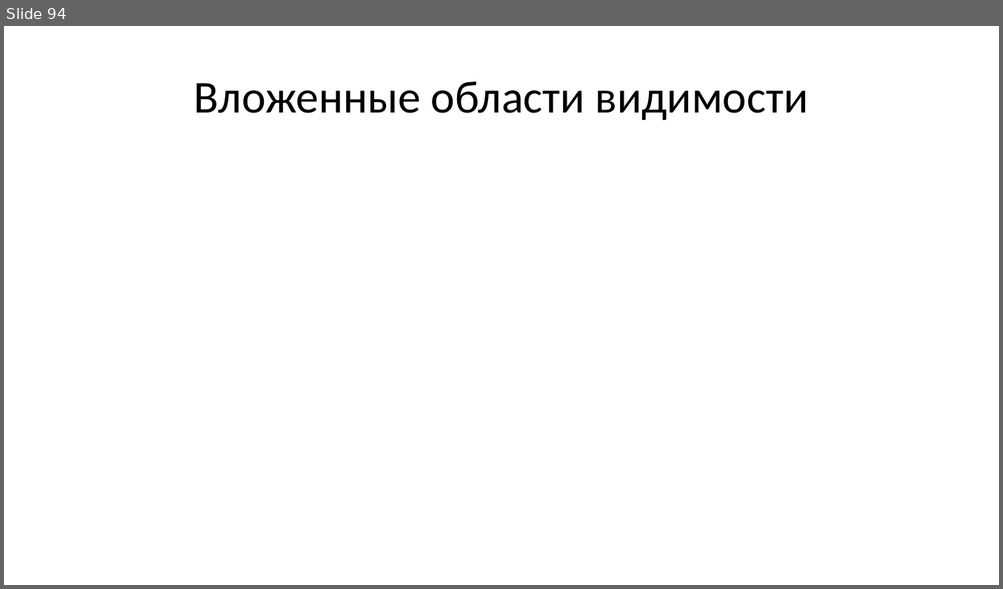
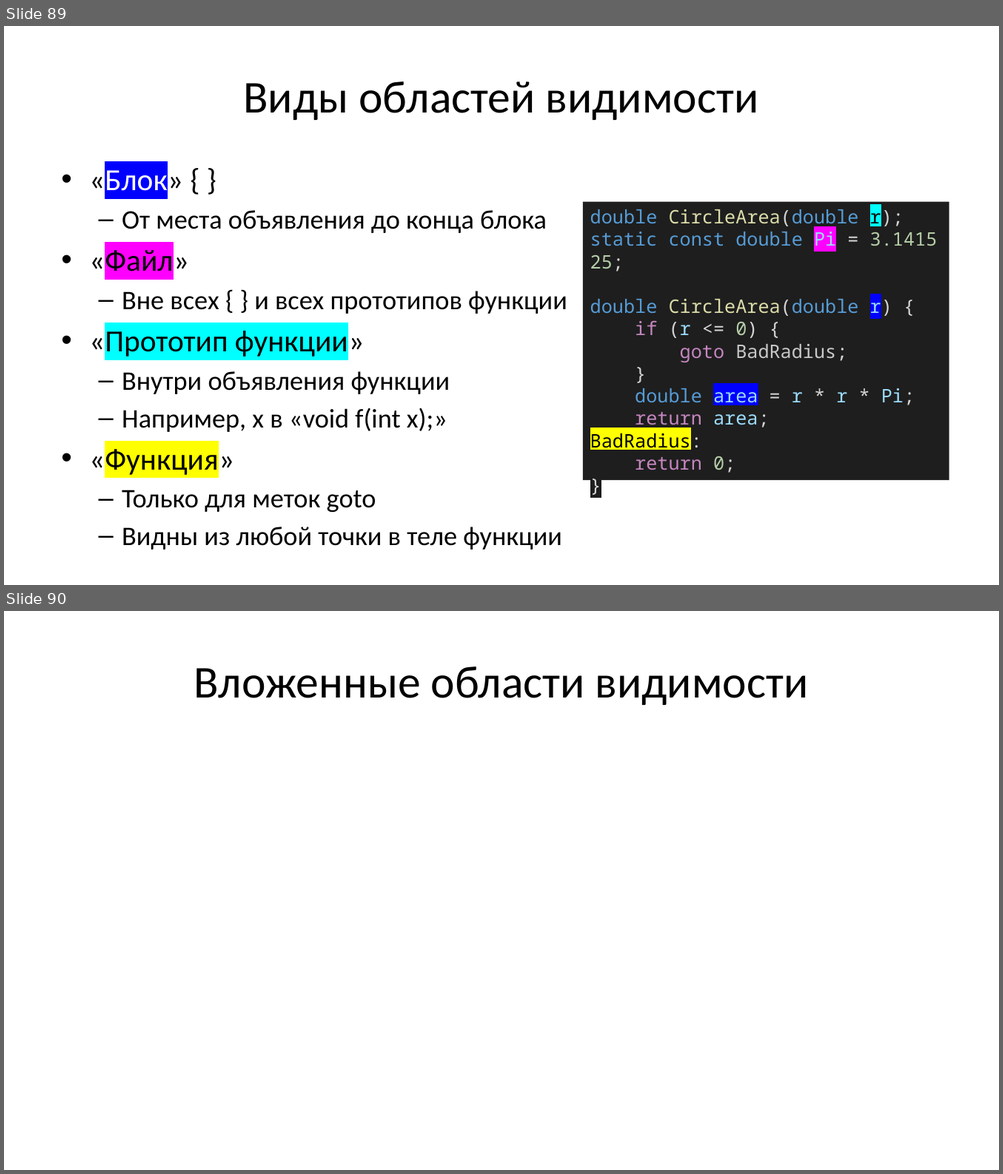
Before and after one commit to Evgueni-Petrov-aka-espetrov/Algorithms-and-Programming-in-C-pptx, a slide deck: 02.75 Лексика и концепции языка Си.pptx. Shown one above the other, each under a label of ours: slide 94 before the commit, slides 89 and 90 after it. The pictures are 1003x589 and 1003x1174 pixels, drawn with LibreOffice and Linux fonts; fonts in the diff are those of the drawing. Boxes give left, top, right and bottom in pixels: in the first picture for what was removed or moved away, otherwise in the second. Text is boxed around its words. In the diff, an @@ line names an element or a change of style, - is before the commit and + after.

Commit message:
добавил про динамическое хранение; упорядочил по частотности; добавил пример про области видимости и картинку про стек, кучу и т.п.

```diff
--- a/02.75 Лексика и концепции языка Си.pptx
+++ b/02.75 Лексика и концепции языка Си.pptx
@@ slide 89 added at <box>4,26,999,585</box>, background #FFFFFF @@
@@ title added at <box>244,82,759,120</box>, 44 pt, text #000000 @@
+Виды областей видимости
@@ text added at <box>89,165,567,550</box>, 25.9 pt, text #000000 @@
+• «Блок» { }
+  – От места объявления до конца блока
+• «Файл»
+  – Вне всех { } и всех прототипов функции
+• «Прототип функции»
+  – Внутри объявления функции
+  – Например, х в «void f(int x);»
+• «Функция»
+  – Только для меток goto
+  – Видны из любой точки в теле функции
@@ rectangle added at <box>583,202,949,481</box>, fill #1E1E1E, 18 pt, text #569CD6 @@
+double CircleArea(double r);
+static const double Pi = 3.141525;
+double CircleArea(double r) {
+if (r <= 0) {
+goto BadRadius;
+}
+double area = r * r * Pi;
+return area;
+BadRadius:
+return 0;
+}
@@ what was slide 94 is now slide 90 @@
```
Also in this commit, not shown: 32 slides changed, 5 other slides added.
